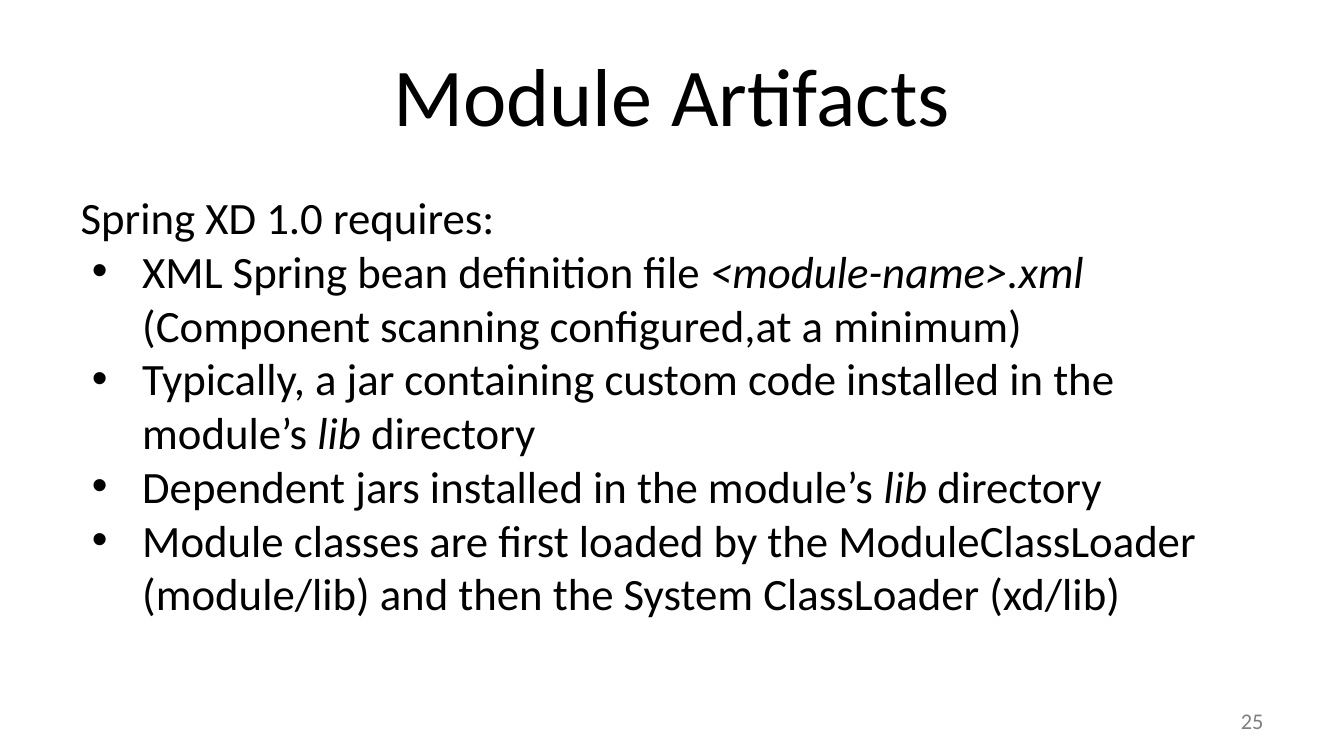
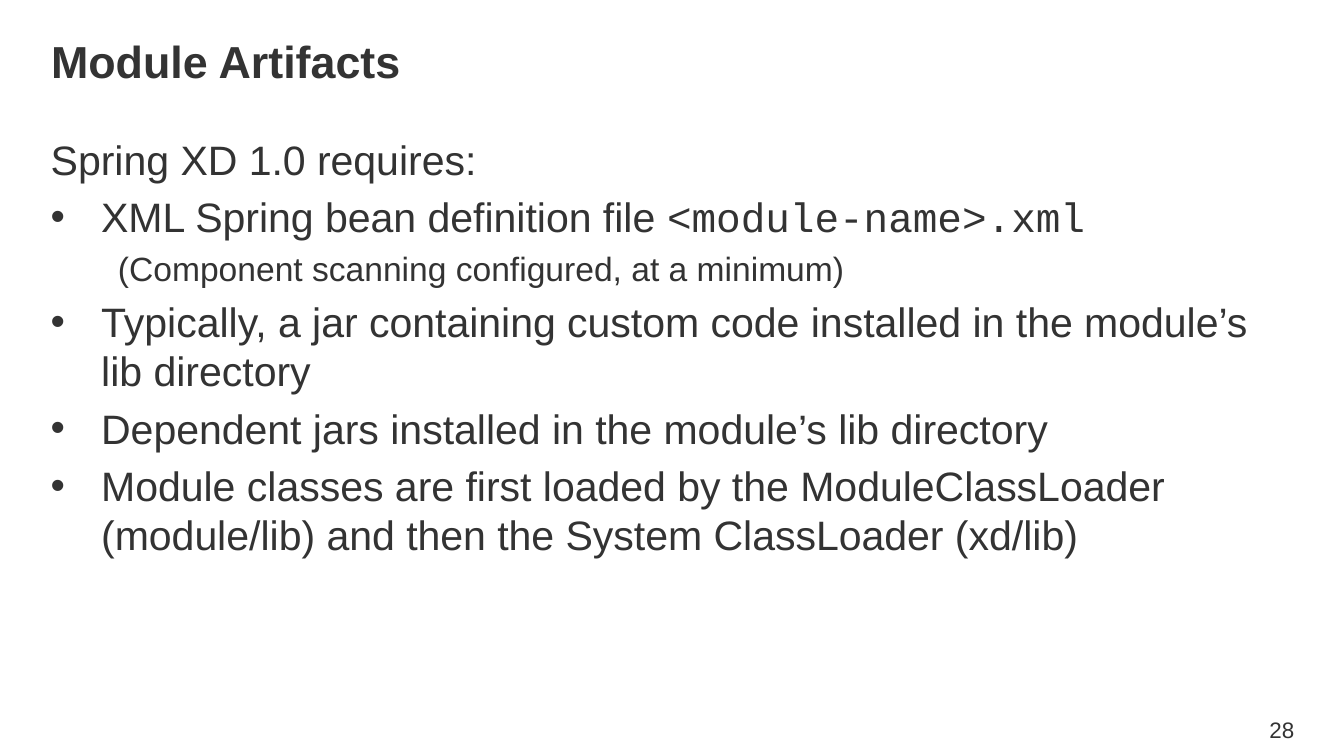
Before and after one commit to SpringOne2GX-2014/Spring-XD-Internals, a slide deck: slide 28 of Spring-XD-Internals-A-Guided-Tour.pptx (slide 25 before the commit). Drawn at 1344x756 pixels with LibreOffice and Linux fonts; fonts in the diff are those of the drawing; background and template pictures are left out. Boxes give left, top, right and bottom in pixels: in the first picture for what was removed or moved away, otherwise in the second. Text is boxed around its words. In the diff, an @@ line names an element or a change of style, - is before the commit and + after.

Commit message:
Updated formatting for slides

```diff
--- a/Spring-XD-Internals-A-Guided-Tour.pptx
+++ b/Spring-XD-Internals-A-Guided-Tour.pptx
@@ title "Module Artifacts": place and size @@
-title "Module Artifacts" at <box>393,69,950,127</box>
+title "Module Artifacts" at <box>51,45,401,79</box>
@@ title "Module Artifacts" at <box>51,45,401,79</box>: size 44 to 24 pt, font Calibri to Arial, text colour #000000 to #333333, bold on; alignment centre to left; vertical alignment bottom to middle @@
@@ text at <box>51,145,1247,559</box>: size 24 to 22 pt, font Calibri to Arial, text colour #000000 to #333333 in "Spring XD 1.0 requires:", "Typically, a jar containing custom code installed ...", "Dependent jars installed in the module’s lib ...", "Module classes are first loaded by the ..."; italic off in "lib", "lib"; indent changed; more space between paragraphs @@
@@ text "Spring XD 1.0 requires:": place and size @@
-text "Spring XD 1.0 requires:" at <box>81,203,1195,618</box>
+text "Spring XD 1.0 requires:" at <box>51,145,1247,559</box>
@@ text at <box>101,202,1085,287</box>: text changed; size 24 to 22 pt; font Calibri to Arial; text colour #000000 to #333333 @@
-• XML Spring bean definition file <module-name>.xml (Component scanning configured,at a minimum)
+• XML Spring bean definition file <module-name>.xml
+  (Component scanning configured, at a minimum)
@@ page number removed at <box>1241,714,1264,729</box> @@
-25
@@ page number added at <box>1269,722,1294,738</box>, 12 pt, text #333333 @@
+28
```
Also in this commit, not shown: 30 other slides changed, 3 slides added.
